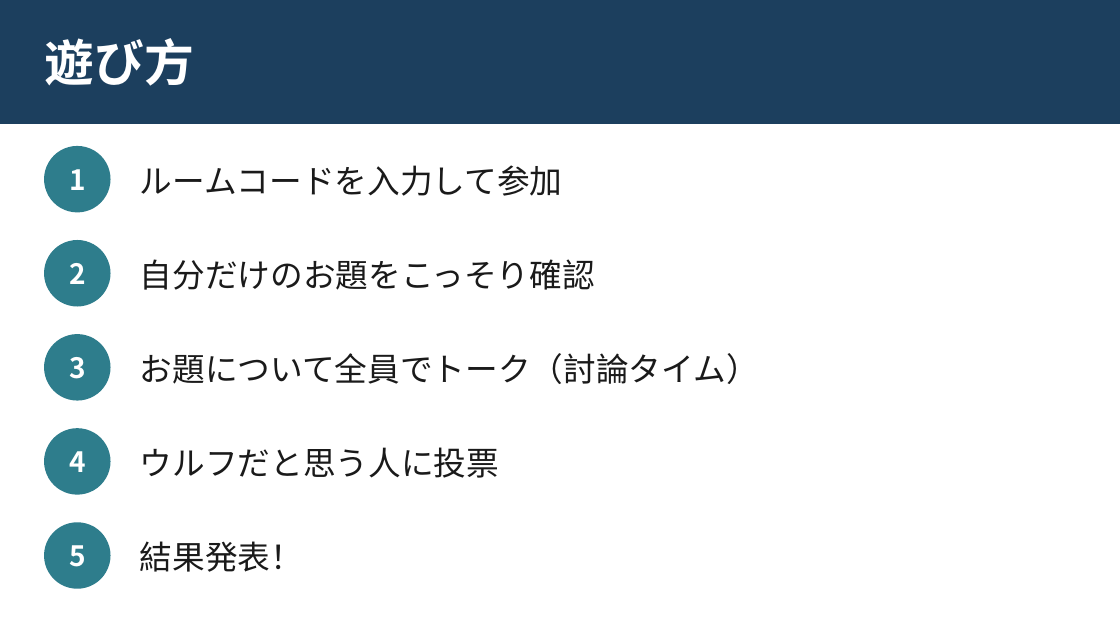
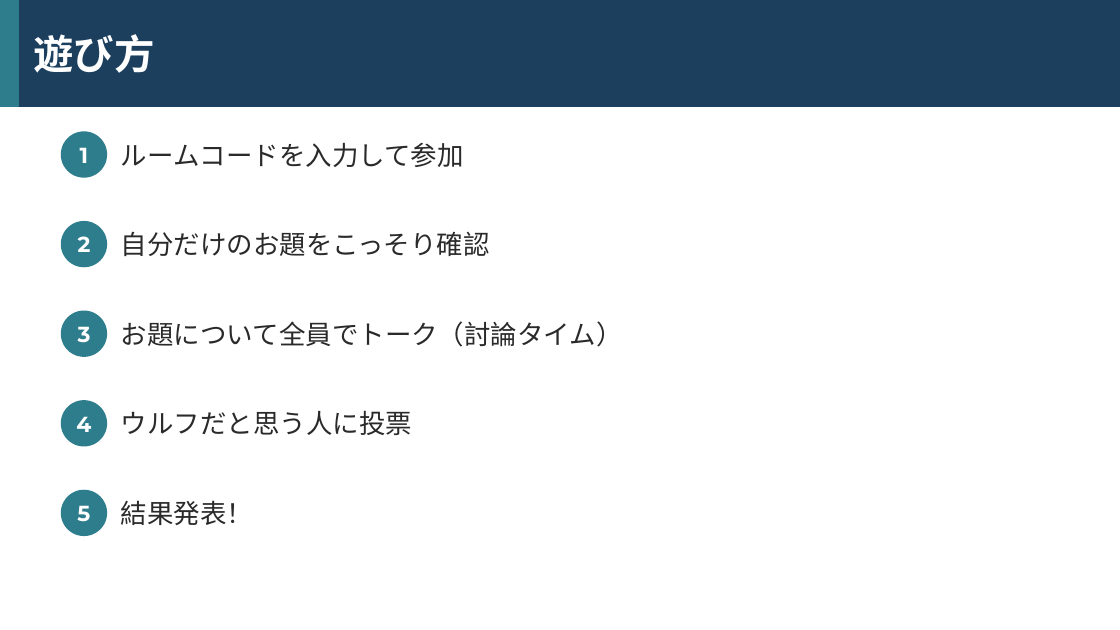
Before and after one commit to tagiiii/roomk-tools, a slide deck: slide 4 of docs/word-wolf-guide.pptx. Drawn at 1120x630 pixels with LibreOffice and Linux fonts; fonts in the diff are those of the drawing. Boxes give left, top, right and bottom in pixels: in the first picture for what was removed or moved away, otherwise in the second. Text is boxed around its words. In the diff, an @@ line names an element or a change of style, - is before the commit and + after.

```diff
--- a/docs/word-wolf-guide.pptx
+++ b/docs/word-wolf-guide.pptx
@@ rectangle: place and size @@
-rectangle at <box>0,0,1120,123</box>
+rectangle at <box>0,0,1120,106</box>
@@ rectangle added at <box>0,0,18,106</box>, fill #2E7D8C, outline #2E7D8C 1 pt @@
@@ text "遊び方": place and size @@
-text "遊び方" at <box>45,38,194,86</box>
+text "遊び方" at <box>34,34,155,73</box>
@@ text "遊び方" at <box>34,34,155,73</box>: size 32 to 26 pt, font Noto Sans CJK JP to Montserrat @@
@@ text "1": place and size @@
-text "1" at <box>69,169,86,190</box>
+text "1" at <box>80,147,89,163</box>
@@ ellipse: place and size @@
-ellipse at <box>45,147,110,212</box>
+ellipse at <box>62,132,106,177</box>
@@ text "ルームコードを入力して参加": place and size @@
-text "ルームコードを入力して参加" at <box>140,165,563,196</box>
+text "ルームコードを入力して参加" at <box>121,142,464,167</box>
@@ text "2": place and size @@
-text "2" at <box>69,263,86,284</box>
+text "2" at <box>78,236,91,252</box>
@@ ellipse: place and size @@
-ellipse at <box>45,241,110,306</box>
+ellipse at <box>62,222,106,267</box>
@@ text "自分だけのお題をこっそり確認": place and size @@
-text "自分だけのお題をこっそり確認" at <box>140,259,595,290</box>
+text "自分だけのお題をこっそり確認" at <box>121,231,490,256</box>
@@ text "3": place and size @@
-text "3" at <box>69,357,86,379</box>
+text "3" at <box>78,326,91,343</box>
@@ ellipse: place and size @@
-ellipse at <box>45,335,110,400</box>
+ellipse at <box>62,311,106,356</box>
@@ text "お題について全員でトーク（討論タイム）": place and size @@
-text "お題について全員でトーク（討論タイム）" at <box>140,353,759,384</box>
+text "お題について全員でトーク（討論タイム）" at <box>121,321,623,347</box>
@@ text "4": place and size @@
-text "4" at <box>69,451,86,472</box>
+text "4" at <box>76,416,91,432</box>
@@ ellipse: place and size @@
-ellipse at <box>45,429,110,494</box>
+ellipse at <box>62,401,106,446</box>
@@ text "ウルフだと思う人に投票": place and size @@
-text "ウルフだと思う人に投票" at <box>140,447,499,478</box>
+text "ウルフだと思う人に投票" at <box>121,410,412,435</box>
@@ size 18 to 14 pt, font Noto Sans CJK JP to Montserrat in 5 elements at <box>80,147,89,163</box>, <box>78,236,91,252</box>, <box>78,326,91,343</box>, <box>76,416,91,432</box>, <box>77,505,90,522</box> @@
@@ text "5": place and size @@
-text "5" at <box>69,545,86,567</box>
+text "5" at <box>77,505,90,522</box>
@@ ellipse: place and size @@
-ellipse at <box>45,523,110,588</box>
+ellipse at <box>62,491,106,535</box>
@@ size 21 to 17 pt, font Noto Sans CJK JP to Calibri, text colour #1A1A1A to #2A2A2A in 5 elements at <box>121,142,464,167</box>, <box>121,231,490,256</box>, <box>121,321,623,347</box>, <box>121,410,412,435</box>, <box>121,500,253,525</box> @@
@@ text "結果発表！": place and size @@
-text "結果発表！" at <box>140,541,303,572</box>
+text "結果発表！" at <box>121,500,253,525</box>
```
Also in this commit, not shown: 5 other slides changed, 2 other files.
